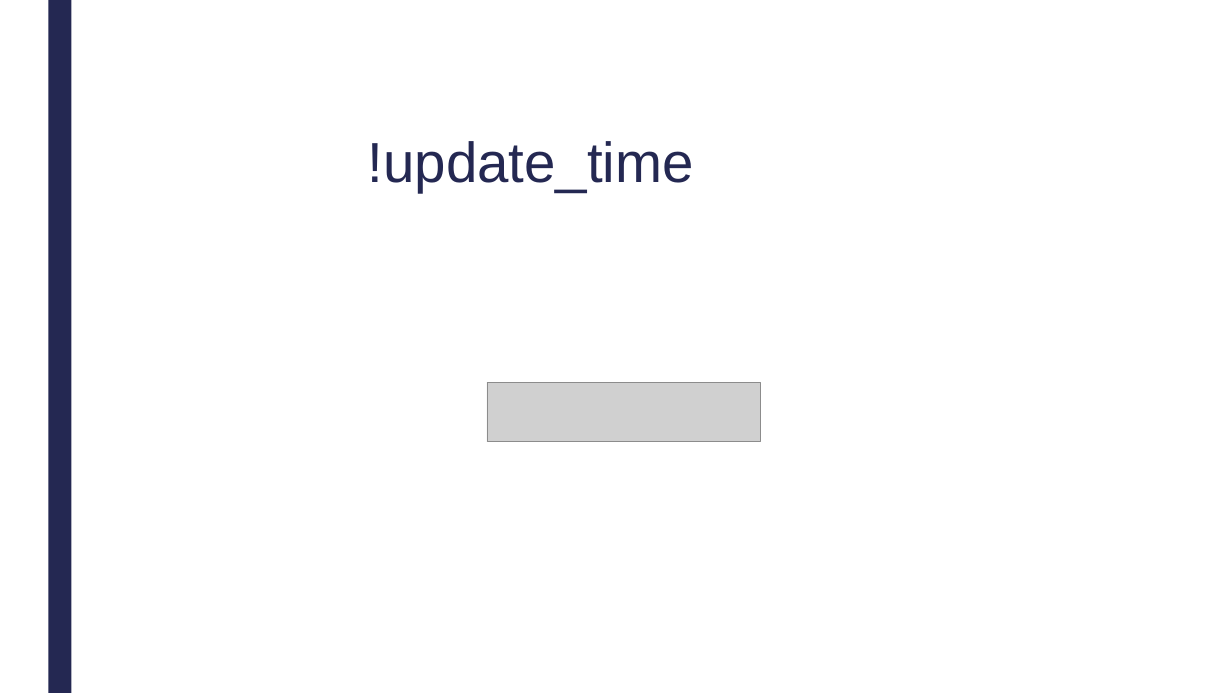
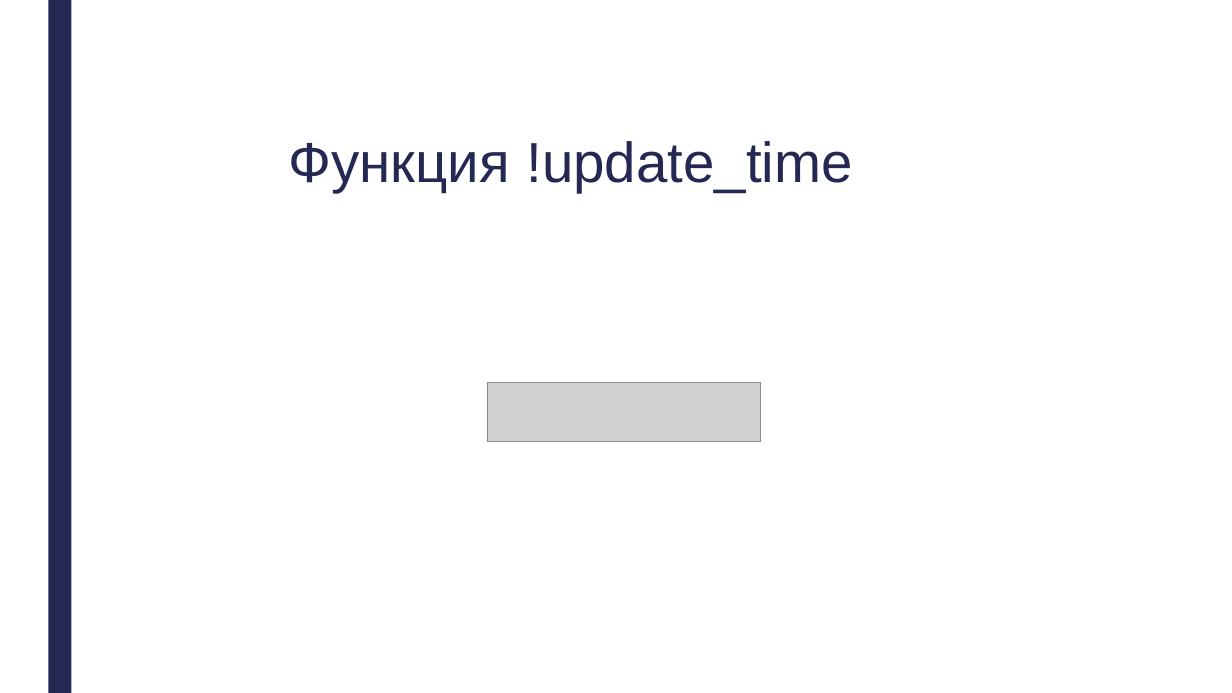
Before and after one commit to misantrhope13/discord_bot, a slide deck: slide 8 of data/Защита проекта/Презентация.pptx (slide 9 before the commit). Drawn at 1232x693 pixels with LibreOffice and Linux fonts; fonts in the diff are those of the drawing; grey boxes stand for pictures. Boxes give left, top, right and bottom in pixels: in the first picture for what was removed or moved away, otherwise in the second. Text is boxed around its words. In the diff, an @@ line names an element or a change of style, - is before the commit and + after.

```diff
--- a/data/Защита проекта/Презентация.pptx
+++ b/data/Защита проекта/Презентация.pptx
@@ title at bbox=[289, 141, 853, 192]: text changed @@
-!update_time
+Функция !update_time
```
Also in this commit, not shown: 2 other slides changed, 1 slide added, 2 slides removed, 1 other file.
